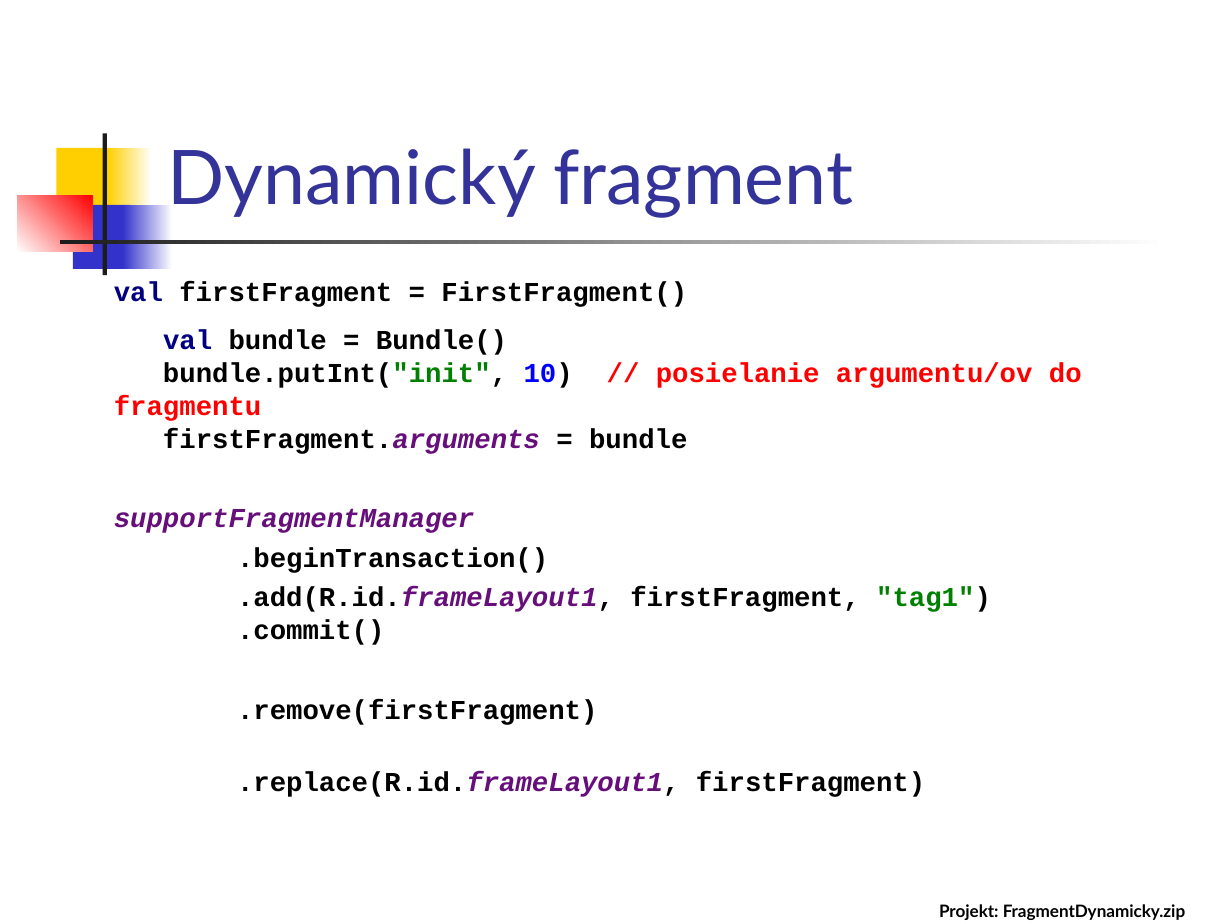
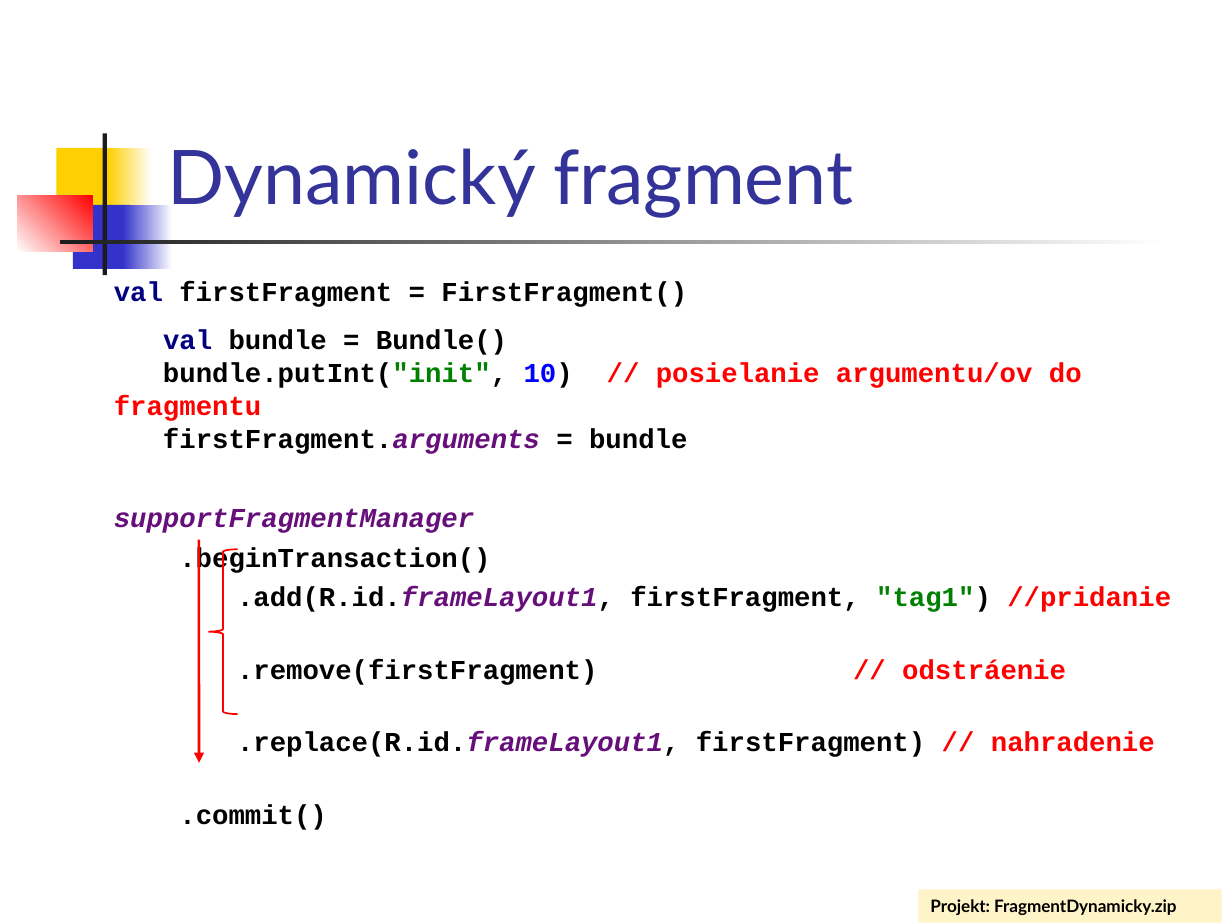
Before and after one commit to vmandro/Prednasky, a slide deck: slide 25 of 06/06_Android.ppt. Drawn at 1232x924 pixels with LibreOffice and Linux fonts; fonts in the diff are those of the drawing. Boxes give left, top, right and bottom in pixels: in the first picture for what was removed or moved away, otherwise in the second. Text is boxed around its words. In the diff, an @@ line names an element or a change of style, - is before the commit and + after.

```diff
--- a/06/06_Android.ppt
+++ b/06/06_Android.ppt
@@ arrow added from (198, 540) to (200, 763), #FF0000 1.5 pt @@
@@ freeform shape added at <box>208,549,238,715</box>, outline #FF0000 0.99 pt @@
@@ text at <box>179,587,1171,830</box>: text changed @@
-.add(R.id.frameLayout1, firstFragment, "tag1")
-.commit()
-.remove(firstFragment)
-.replace(R.id.frameLayout1, firstFragment)
+.add(R.id.frameLayout1, firstFragment, "tag1") //pridanie
+.remove(firstFragment) // odstráenie
+.replace(R.id.frameLayout1, firstFragment) // nahradenie
+.commit()
@@ rectangle "Projekt: FragmentDynamicky.zip": place and size @@
-rectangle "Projekt: FragmentDynamicky.zip" at <box>939,904,1185,920</box>
+rectangle "Projekt: FragmentDynamicky.zip" at <box>918,890,1221,923</box>
@@ rectangle "Projekt: FragmentDynamicky.zip" at <box>918,890,1221,923</box>: fill none to #FFF4C8 @@
```
Also in this commit, not shown: 39 other slides changed, 1 slide added, 1 slide removed, 2 other files.
